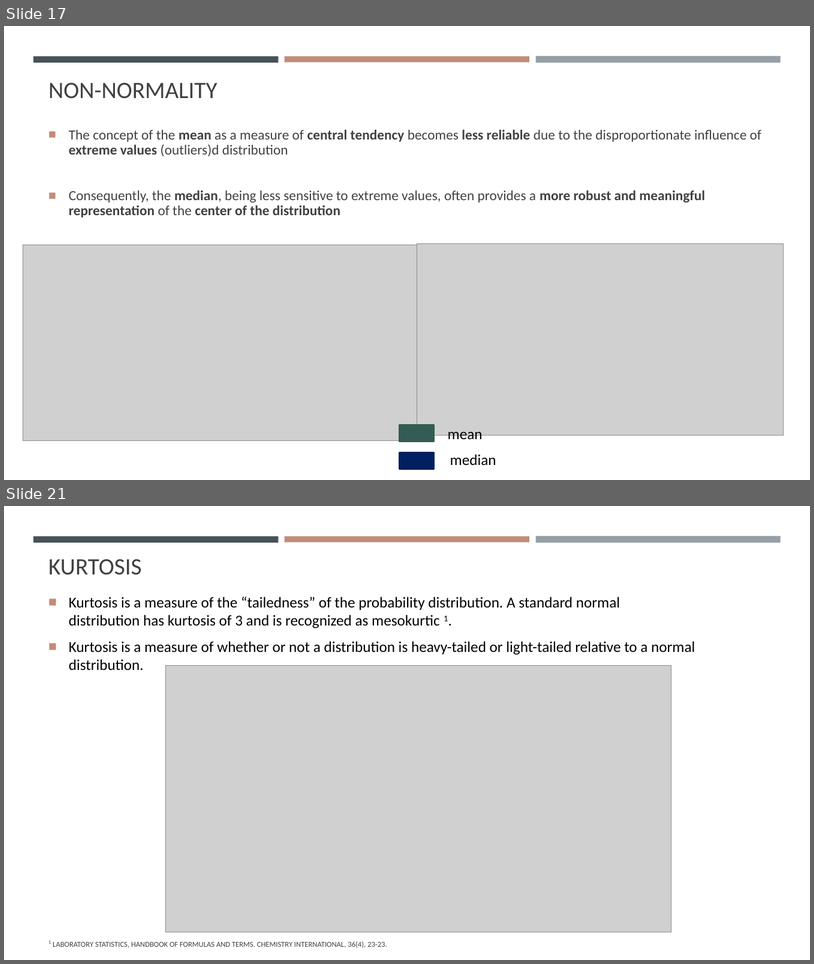
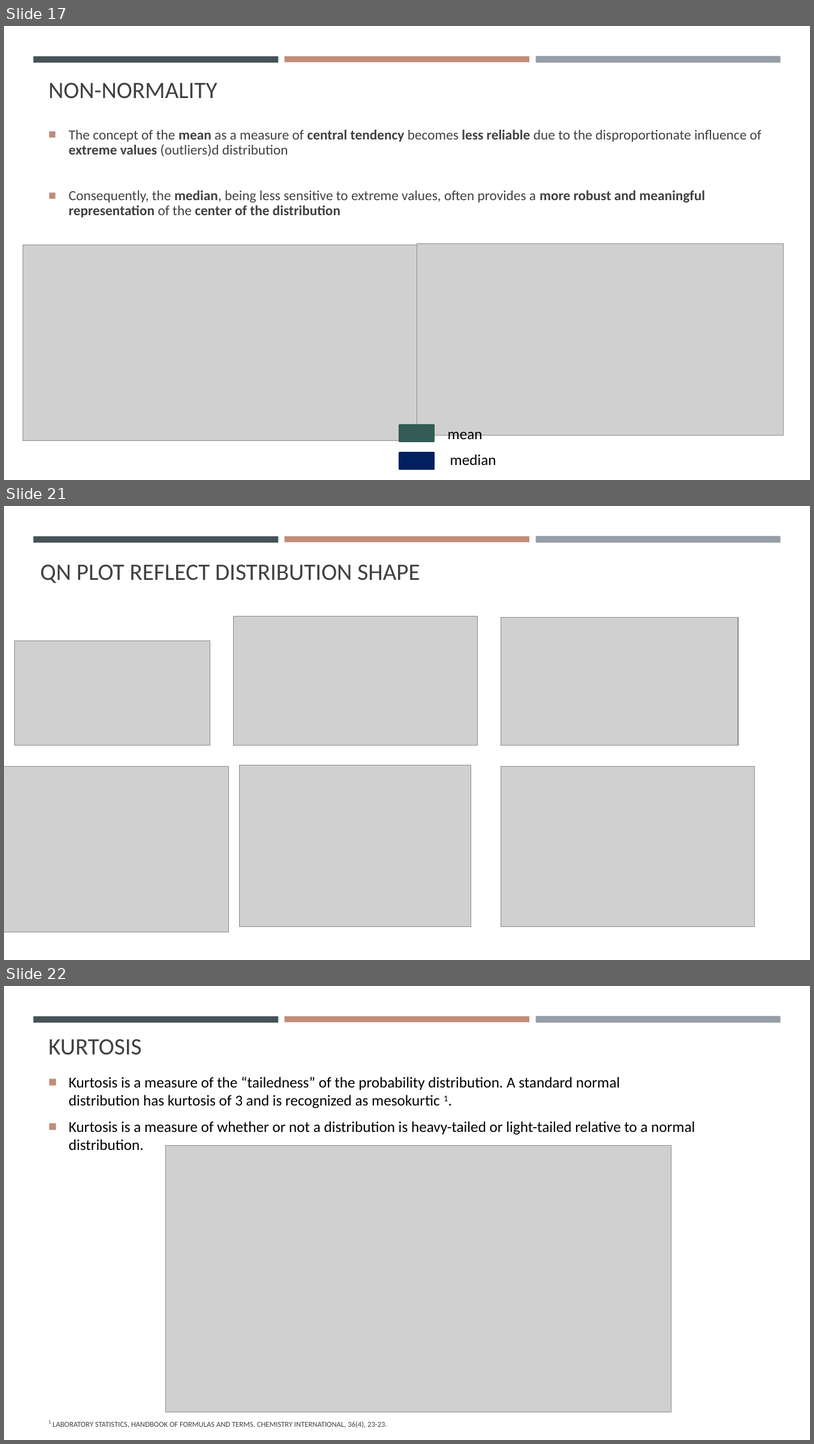
Before and after one commit to gisynw/geog-247, a slide deck: docs/Lectures/Week03/Week03_DataExploration.pptx. Shown one above the other, each under a label of ours: slides 17 and 21 before the commit, slides 17, 21 and 22 after it; the slides between them are not shown. The pictures are 814x964 and 814x1444 pixels, drawn with LibreOffice and Linux fonts; fonts in the diff are those of the drawing; grey boxes stand for pictures. Boxes give left, top, right and bottom in pixels: in the first picture for what was removed or moved away, otherwise in the second. Text is boxed around its words. In the diff, an @@ line names an element or a change of style, - is before the commit and + after.

```diff
--- a/docs/Lectures/Week03/Week03_DataExploration.pptx
+++ b/docs/Lectures/Week03/Week03_DataExploration.pptx
@@ slide 21 added at (x1=4, y1=506, x2=810, y2=960), background #FFFFFF; not listed: 3 template elements that a slide beside it also shows @@
@@ title added at (x1=40, y1=564, x2=420, y2=583), 28 pt, text #404040 @@
+QN PLOT REFLECT DISTRIBUTION SHAPE
@@ picture added at (x1=233, y1=616, x2=477, y2=745) @@
@@ picture added at (x1=501, y1=618, x2=738, y2=745) @@
@@ picture added at (x1=15, y1=641, x2=210, y2=745) @@
@@ picture added at (x1=4, y1=766, x2=228, y2=932) @@
@@ picture added at (x1=240, y1=765, x2=471, y2=927) @@
@@ picture added at (x1=501, y1=766, x2=755, y2=927) @@
@@ what was slide 21 is now slide 22 @@
```
Also in this commit, not shown: 7 slides changed, 3 other files.
